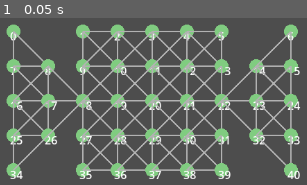
Above: before the commit, frame 1.
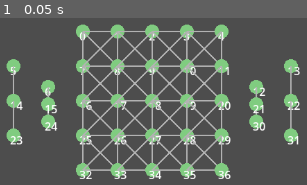
Above: after the commit, the same moment.

Repository: mcpe500/Macanan-Godot-with-AI
Game: Godot game, scene res://main.tscn
Two runs of this game, one before a commit and one after it. Both use one fixed random seed, a clock stepped at 60 frames per second and the inputs below.
Inputs:
- Up to frame 1 (0.05 s): no input

The runs differ from the first frame. In frame 1, 9.6% of the frame differs, in the area x 1-98%, y 3-97%.

Commit message:
feat: Update generate_papan.gd to simplify node connection logic and adjust position scaling

Diff:
--- a/src/generation/generate_papan.gd
+++ b/src/generation/generate_papan.gd
@@ -8,7 +8,9 @@
 func _ready() -> void:
 	var raw_positions = [
 		# Row 0
-		Vector2(0, 0), Vector2(2, 0), Vector2(3, 0), Vector2(4, 0), Vector2(5, 0), Vector2(6, 0), Vector2(8, 0),
+		#Vector2(0, 0),
+		Vector2(2, 0), Vector2(3, 0), Vector2(4, 0), Vector2(5, 0), Vector2(6, 0),
+		#Vector2(8, 0),
 		# Row 1
 		Vector2(0, 1), Vector2(1, 1), Vector2(2, 1), Vector2(3, 1), Vector2(4, 1), Vector2(5, 1), Vector2(6, 1), Vector2(7, 1), Vector2(8, 1),
 		# Row 2
@@ -16,13 +18,18 @@
 		# Row 3
 		Vector2(0, 3), Vector2(1, 3), Vector2(2, 3), Vector2(3, 3), Vector2(4, 3), Vector2(5, 3), Vector2(6, 3), Vector2(7, 3), Vector2(8, 3),
 		# Row 4
-		Vector2(0, 4), Vector2(2, 4), Vector2(3, 4), Vector2(4, 4), Vector2(5, 4), Vector2(6, 4), Vector2(8, 4)
+		#Vector2(0, 4),
+		Vector2(2, 4), Vector2(3, 4), Vector2(4, 4), Vector2(5, 4), Vector2(6, 4),
+		#Vector2(8, 4)
 	]
 
 	# Create MapNode instances
 	var nodes: Array[MapNode] = []
 	for i in range(raw_positions.size()):
-		var scaled_pos = raw_positions[i] * BoardConstants.SPACING
+		var pos = raw_positions[i]
+		var scaled_x = pos.x * BoardConstants.SPACING
+		var scaled_y = (((1.1 * BoardConstants.SPACING) + BoardConstants.SPACING * pos.y * 0.5 if pos.x == 1 or pos.x == 7 else BoardConstants.SPACING * pos.y * 1))
+		var scaled_pos = Vector2(scaled_x, scaled_y)
 		nodes.append(MapNode.new(scaled_pos, i))
 
 	# Connect nodes to the 8 surrounding nodes
@@ -43,40 +50,7 @@
 			var neighbor_pos = current_pos + direction
 			var neighbor_index = Utils.find_index(nodes, neighbor_pos)
 			if neighbor_index != -1:
-				# Exclude specific connections
-				if not (
-					(current_node.id == 2 and nodes[neighbor_index].id == 8) or
-					(current_node.id == 8 and nodes[neighbor_index].id == 2) or
-					(current_node.id == 9 and nodes[neighbor_index].id == 8) or
-					(current_node.id == 8 and nodes[neighbor_index].id == 9) or
-					(current_node.id == 9 and nodes[neighbor_index].id == 7) or
-					(current_node.id == 7 and nodes[neighbor_index].id == 9) or
-					(current_node.id == 7 and nodes[neighbor_index].id == 27) or
-					(current_node.id == 27 and nodes[neighbor_index].id == 7) or
-					(current_node.id == 26 and nodes[neighbor_index].id == 27) or
-					(current_node.id == 27 and nodes[neighbor_index].id == 26) or
-					(current_node.id == 26 and nodes[neighbor_index].id == 35) or
-					(current_node.id == 35 and nodes[neighbor_index].id == 26) or
-					(current_node.id == 1 and nodes[neighbor_index].id == 8) or
-					(current_node.id == 8 and nodes[neighbor_index].id == 1) or
-					(current_node.id == 9 and nodes[neighbor_index].id == 17) or
-					(current_node.id == 17 and nodes[neighbor_index].id == 9) or
-					(current_node.id == 17 and nodes[neighbor_index].id == 27) or
-					(current_node.id == 27 and nodes[neighbor_index].id == 17) or
-					(current_node.id == 5 and nodes[neighbor_index].id == 14) or
-					(current_node.id == 14 and nodes[neighbor_index].id == 5) or
-					(current_node.id == 13 and nodes[neighbor_index].id == 14) or
-					(current_node.id == 14 and nodes[neighbor_index].id == 13) or
-					(current_node.id == 23 and nodes[neighbor_index].id == 13) or
-					(current_node.id == 13 and nodes[neighbor_index].id == 23) or
-					(current_node.id == 23 and nodes[neighbor_index].id == 31) or
-					(current_node.id == 31 and nodes[neighbor_index].id == 23) or
-					(current_node.id == 32 and nodes[neighbor_index].id == 31) or
-					(current_node.id == 31 and nodes[neighbor_index].id == 32) or
-					(current_node.id == 39 and nodes[neighbor_index].id == 32) or
-					(current_node.id == 32 and nodes[neighbor_index].id == 39)
-				):
-					current_node.connected.append(nodes[neighbor_index])
+				current_node.connected.append(nodes[neighbor_index])
 
 	# Get the papan_place node
 	var papan_place = $papan_place
